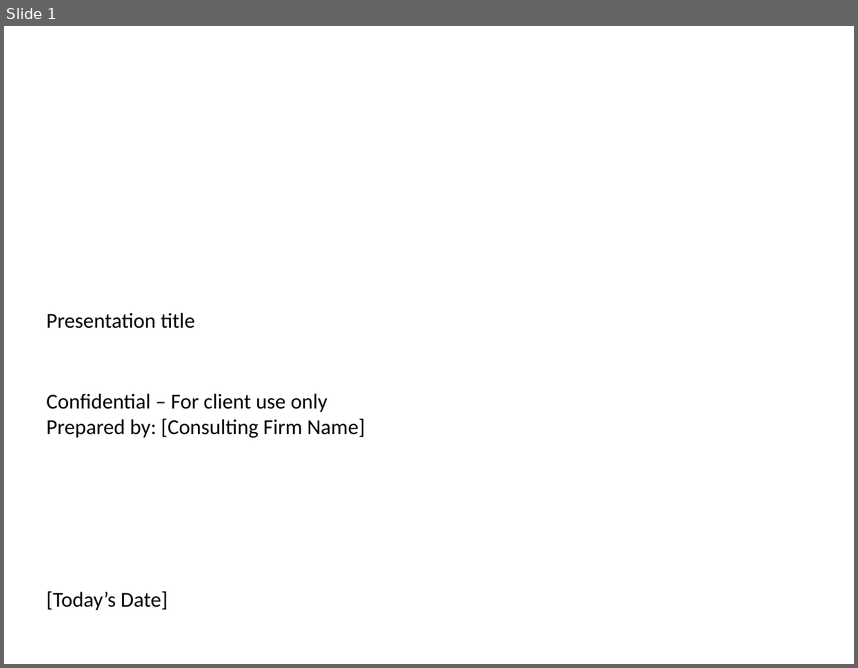
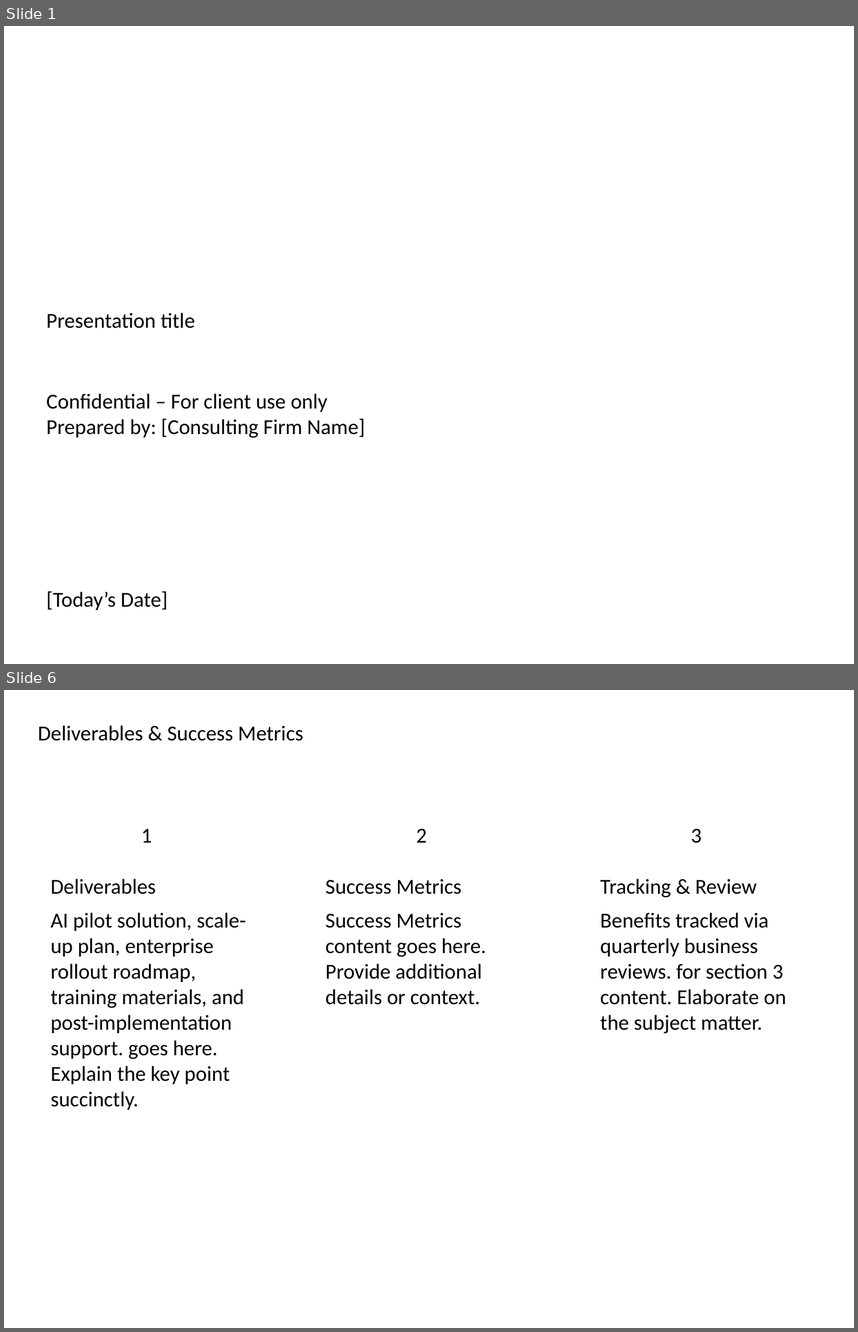
Before and after one commit to vedant1811/kenley-create-decks, a slide deck: src/lib/output/GeneratedPresentation.pptx. Shown one above the other, each under a label of ours: slide 1 before the commit, slides 1 and 6 after it; the slides between them are not shown. The pictures are 858x668 and 858x1332 pixels, drawn with LibreOffice and Linux fonts; fonts in the diff are those of the drawing. Boxes give left, top, right and bottom in pixels: in the first picture for what was removed or moved away, otherwise in the second. Text is boxed around its words. In the diff, an @@ line names an element or a change of style, - is before the commit and + after.

```diff
--- a/src/lib/output/GeneratedPresentation.pptx
+++ b/src/lib/output/GeneratedPresentation.pptx
@@ slide 6 added at <box>4,690,854,1328</box>, background #FFFFFF @@
@@ text added at <box>38,725,303,741</box>, 18 pt, text #000000 @@
+Deliverables & Success Metrics
@@ text added at <box>141,829,152,842</box>, 18 pt, text #000000 @@
+1
@@ text added at <box>416,829,427,842</box>, 18 pt, text #000000 @@
+2
@@ text added at <box>691,829,702,843</box>, 18 pt, text #000000 @@
+3
@@ text added at <box>51,878,156,894</box>, 18 pt, text #000000 @@
+Deliverables
@@ text added at <box>326,879,462,894</box>, 18 pt, text #000000 @@
+Success Metrics
@@ text added at <box>600,878,757,898</box>, 18 pt, text #000000 @@
+Tracking & Review
@@ text added at <box>51,912,245,1110</box>, 18 pt, text #000000 @@
+AI pilot solution, scale-up plan, enterprise rollout roadmap, training materials, and post-implementation support. goes here. Explain the key point succinctly.
@@ text added at <box>326,913,486,1005</box>, 18 pt, text #000000 @@
+Success Metrics content goes here. Provide additional details or context.
@@ text added at <box>600,912,786,1034</box>, 18 pt, text #000000 @@
+Benefits tracked via quarterly business reviews. for section 3 content. Elaborate on the subject matter.
```
Also in this commit, not shown: 8 slides changed, 1 slide removed, 5 other files.
